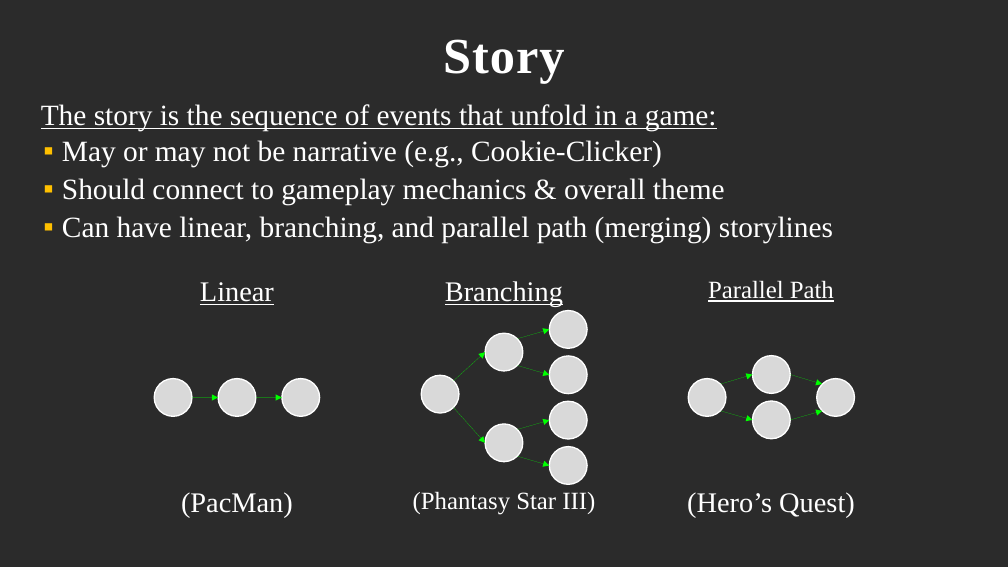
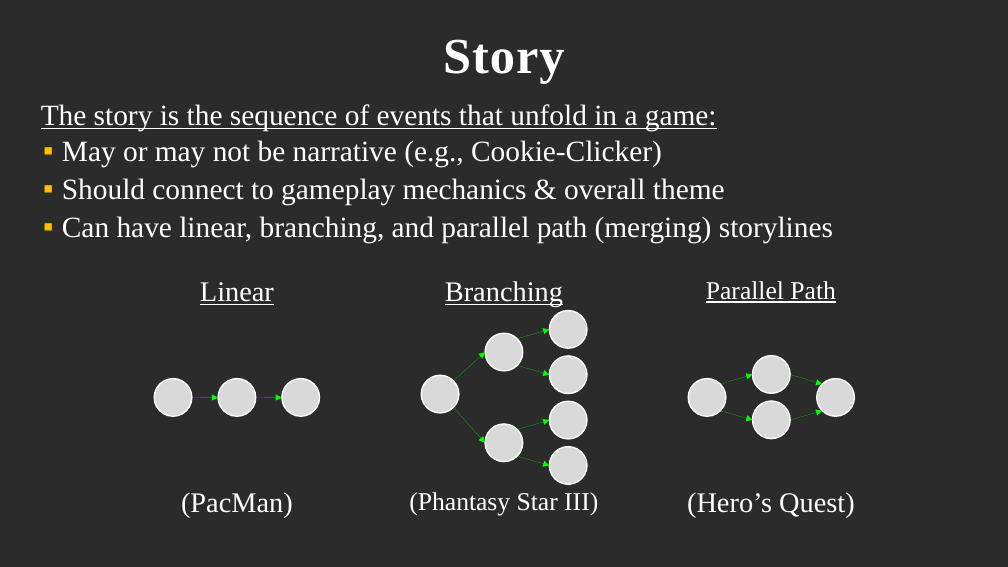
Before and after one commit to doctorjei/ai-java-student-materials, a slide deck: slide 7 of Lecture Slides/AI-TUJ-0B - Game Design Fundamentals.pptx. Drawn at 1008x567 pixels with LibreOffice and Linux fonts; fonts in the diff are those of the drawing; background and template pictures are left out; a plain dark background stands for a picture behind light text. Boxes give left, top, right and bottom in pixels: in the first picture for what was removed or moved away, otherwise in the second. Text is boxed around its words. In the diff, an @@ line names an element or a change of style, - is before the commit and + after.

Commit message:
Slide Updates

```diff
--- a/Lecture Slides/AI-TUJ-0B - Game Design Fundamentals.pptx
+++ b/Lecture Slides/AI-TUJ-0B - Game Design Fundamentals.pptx
@@ text "Parallel Path" at bbox=[706, 281, 835, 303]: size 23.6 to 24.4 pt @@
@@ arrow (192, 398) - (218, 398): stroke #00FF00 0.75 pt to #00FF00 0 pt @@
@@ arrow (256, 398) - (282, 398): stroke #00FF00 0.75 pt to #00FF00 0 pt @@
@@ text "(Phantasy Star III)" at bbox=[409, 492, 598, 515]: size 23.6 to 24.4 pt @@
```
Also in this commit, not shown: 8 other slides changed.
